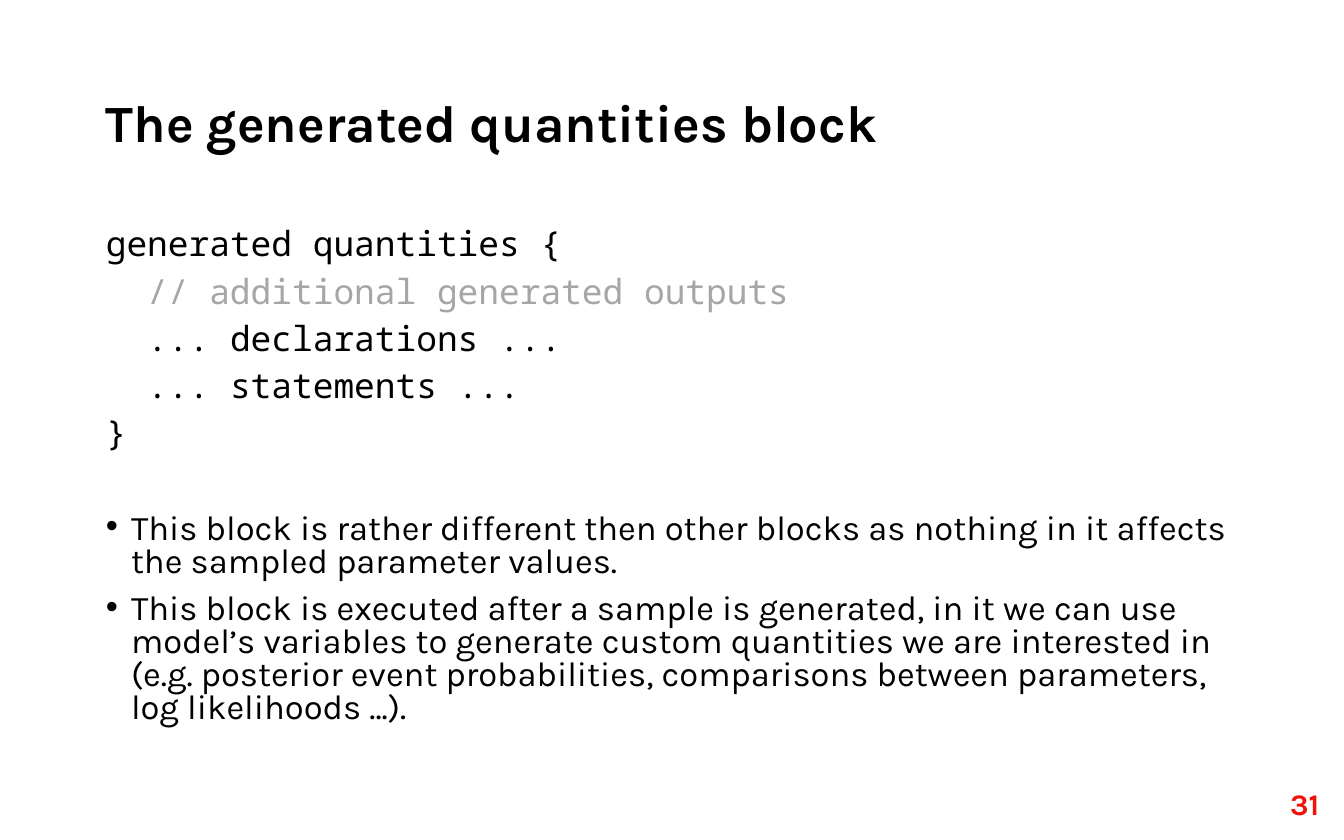
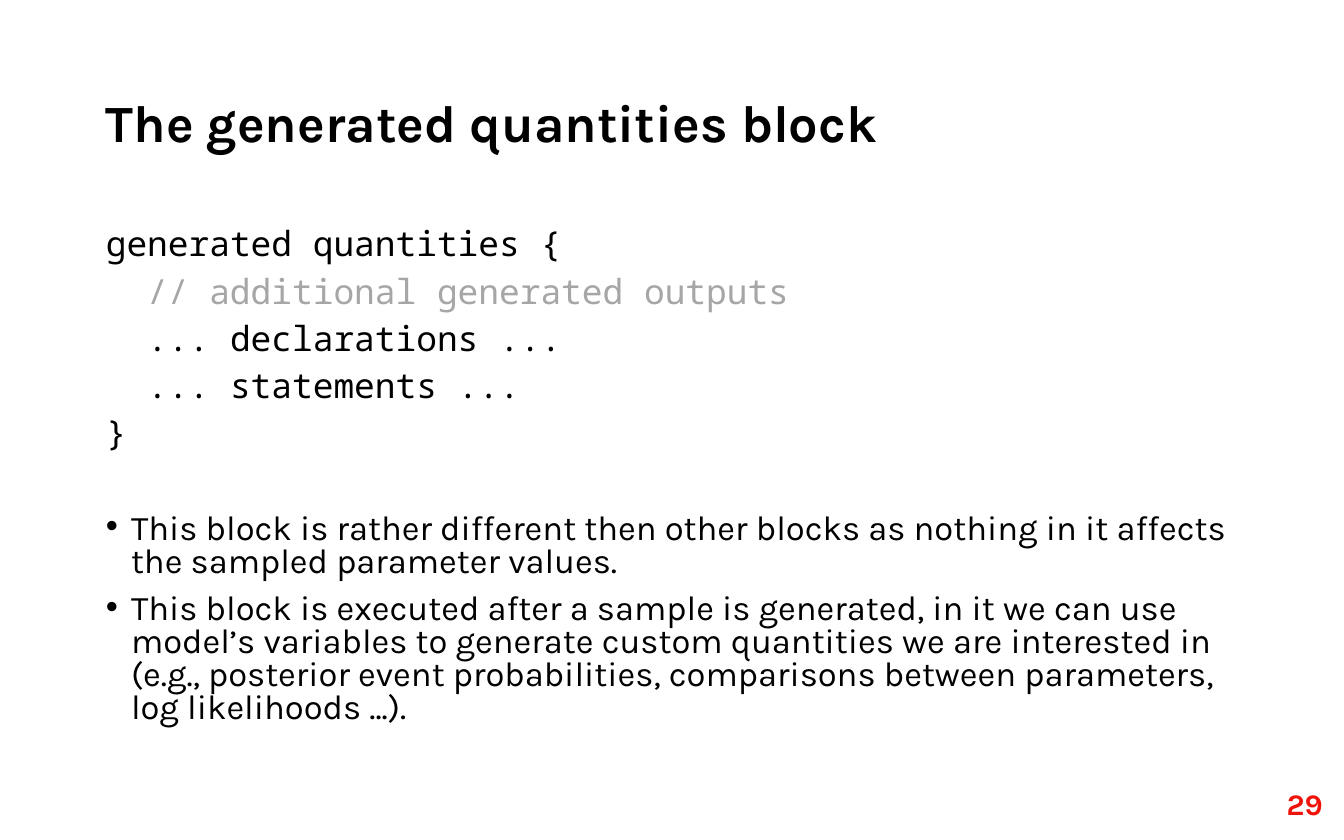
Before and after one commit to fri-datascience/course_bs, a slide deck: slide 29 of Session_03_Probabilistic_programming/Probabilistic_programming.pptx (slide 31 before the commit). Drawn at 1344x840 pixels with LibreOffice and Linux fonts; fonts in the diff are those of the drawing. Boxes give left, top, right and bottom in pixels: in the first picture for what was removed or moved away, otherwise in the second. Text is boxed around its words. In the diff, an @@ line names an element or a change of style, - is before the commit and + after.

```diff
--- a/Session_03_Probabilistic_programming/Probabilistic_programming.pptx
+++ b/Session_03_Probabilistic_programming/Probabilistic_programming.pptx
@@ text at (131,596,1213,728): text changed @@
-• This block is executed after a sample is generated, in it we can use model’s variables to generate custom quantities we are interested in (e.g. posterior event probabilities, comparisons between parameters, log likelihoods ...).
+• This block is executed after a sample is generated, in it we can use model’s variables to generate custom quantities we are interested in (e.g., posterior event probabilities, comparisons between parameters, log likelihoods ...).
@@ page number at (1287,795,1323,816): text changed @@
-31
+29
```
Also in this commit, not shown: 2 other slides changed, 2 slides removed, 3 other files.
